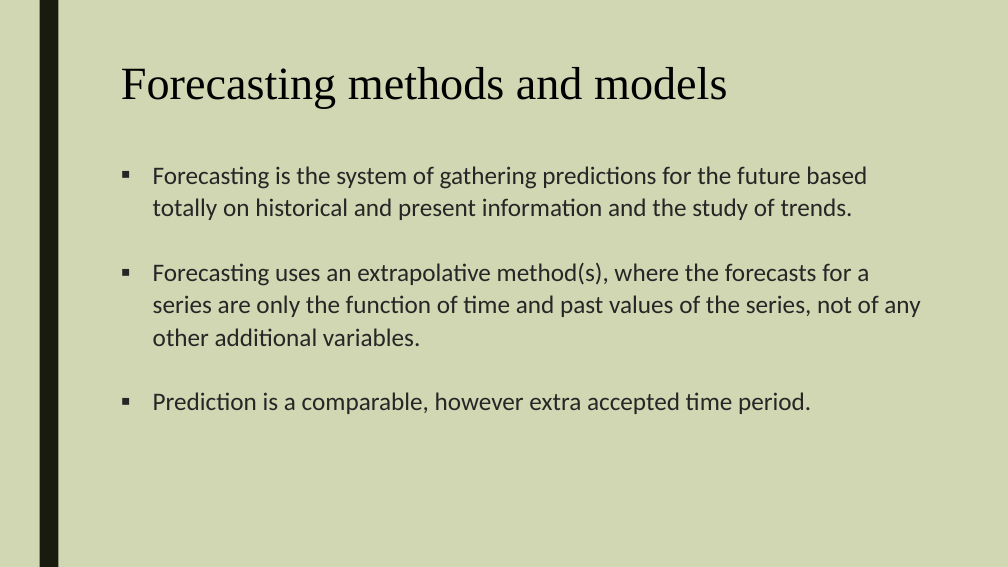
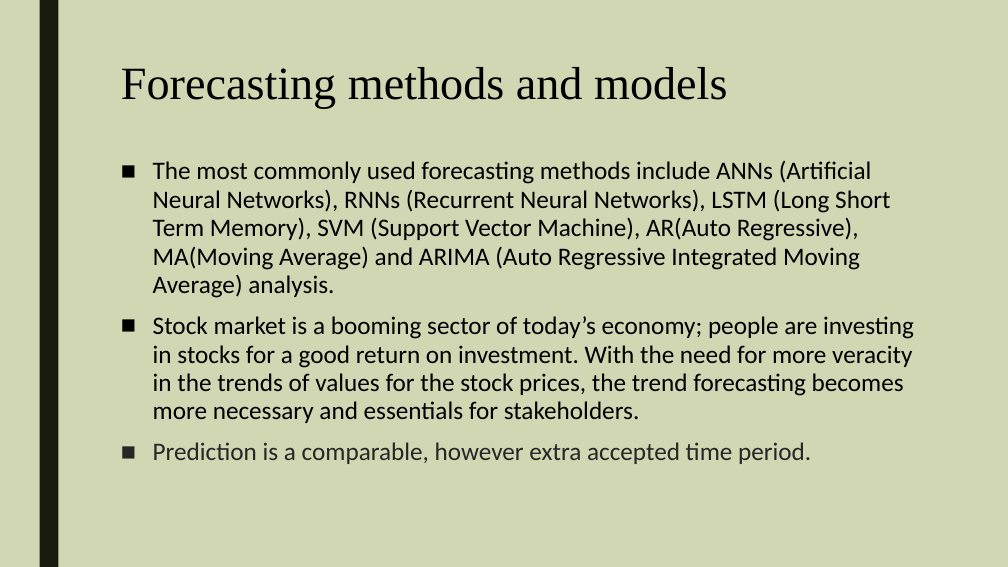
Before and after one commit to smit53/Review-Paper_ARIMA-Model, a slide deck: slide 3 of review paper/Time series analysis.pptx. Drawn at 1008x567 pixels with LibreOffice and Linux fonts; fonts in the diff are those of the drawing. Boxes give left, top, right and bottom in pixels: in the first picture for what was removed or moved away, otherwise in the second. Text is boxed around its words. In the diff, an @@ line names an element or a change of style, - is before the commit and + after.

```diff
--- a/review paper/Time series analysis.pptx
+++ b/review paper/Time series analysis.pptx
@@ text at [153, 161, 914, 423]: text changed; text colour #262626 to #000000 @@
-▪ Forecasting is the system of gathering predictions for the future based totally on historical and present information and the study of trends.
-▪ Forecasting uses an extrapolative method(s), where the forecasts for a series are only the function of time and past values of the series, not of any other additional variables.
+■ The most commonly used forecasting methods include ANNs (Artificial Neural Networks), RNNs (Recurrent Neural Networks), LSTM (Long Short Term Memory), SVM (Support Vector Machine), AR(Auto Regressive), MA(Moving Average) and ARIMA (Auto Regressive Integrated Moving Average) analysis.
+■ Stock market is a booming sector of today’s economy; people are investing in stocks for a good return on investment. With the need for more veracity in the trends of values for the stock prices, the trend forecasting becomes more necessary and essentials for stakeholders.
@@ text at [153, 442, 811, 464]: bullet ▪ to ■; line spacing 1.07 to 0.94; more space between paragraphs @@
```
Also in this commit, not shown: 7 other slides changed, 5 slides added, 4 slides removed, 3 other files.
